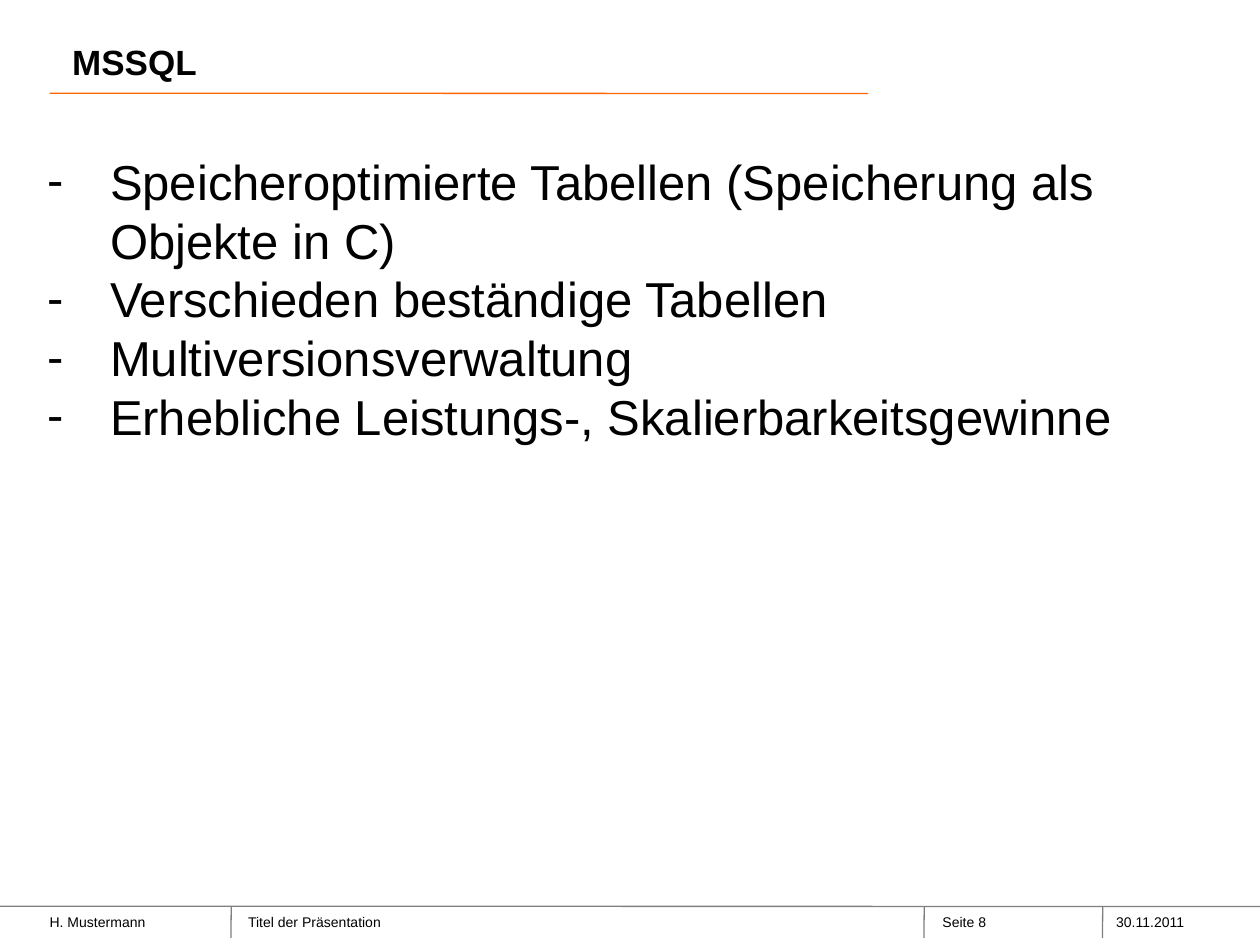
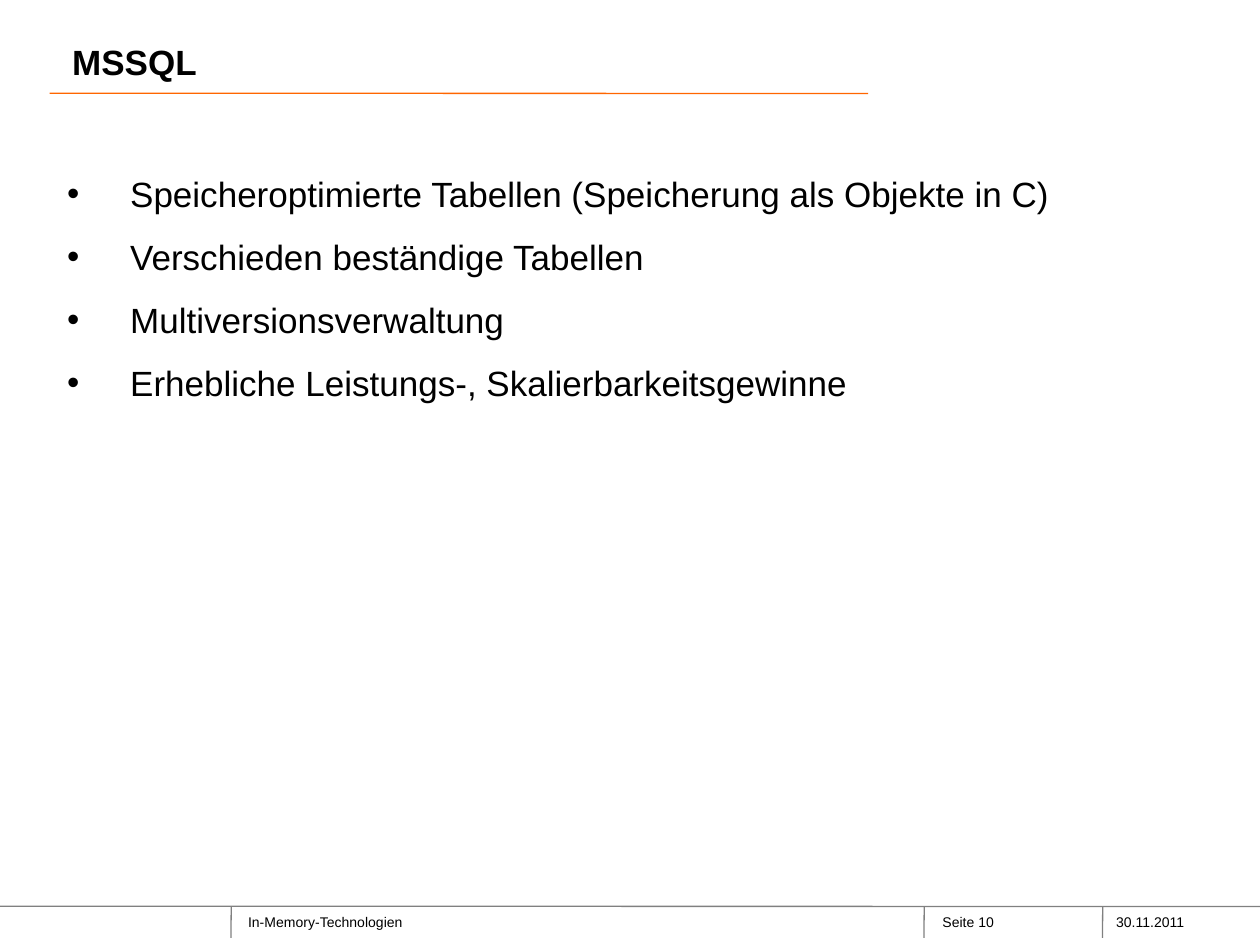
Before and after one commit to Philwi/ProjektseminarInMemory, a slide deck: slide 10 of SAPHana-Neueste überarbeitet.pptx (slide 8 before the commit). Drawn at 1260x945 pixels with LibreOffice and Linux fonts; fonts in the diff are those of the drawing; background and template pictures are left out. Boxes give left, top, right and bottom in pixels: in the first picture for what was removed or moved away, otherwise in the second. Text is boxed around its words. In the diff, an @@ line names an element or a change of style, - is before the commit and + after.

```diff
--- a/SAPHana-Neueste überarbeitet.pptx
+++ b/SAPHana-Neueste überarbeitet.pptx
@@ text "Speicheroptimierte Tabellen (Speicherung als Objekte ...": place and size @@
-text "Speicheroptimierte Tabellen (Speicherung als Objekte ..." at bbox=[110, 164, 1111, 445]
+text "Speicheroptimierte Tabellen (Speicherung als Objekte ..." at bbox=[130, 181, 1049, 403]
@@ text "Speicheroptimierte Tabellen (Speicherung als Objekte ..." at bbox=[130, 181, 1049, 403]: size 28 to 20 pt; bullet - to •; line spacing 1 to 1.5 @@
@@ text removed at bbox=[50, 917, 145, 927] @@
-H. Mustermann
@@ text at bbox=[248, 917, 402, 930]: text changed @@
-Titel der Präsentation
+In-Memory-Technologien
@@ page number at bbox=[942, 917, 994, 927]: text changed @@
-Seite 8
+Seite 10
```
Also in this commit, not shown: 31 other slides changed, 7 slides added, 16 slides removed.
